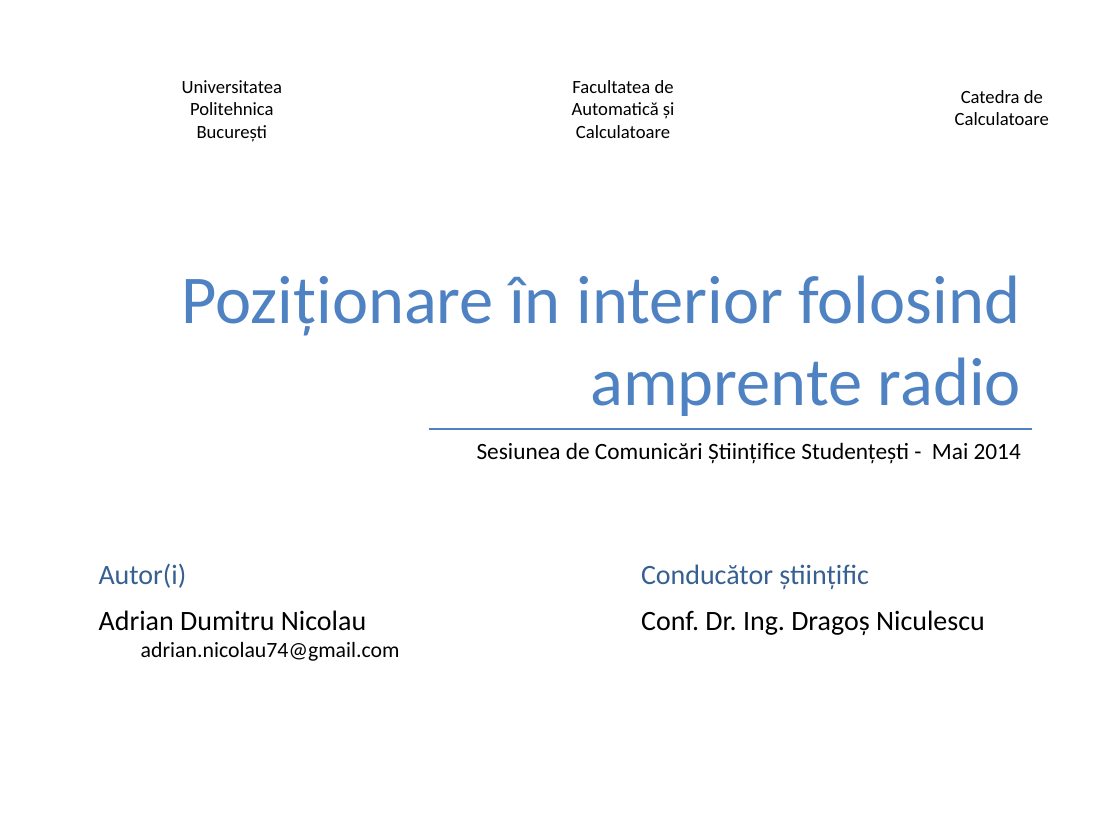
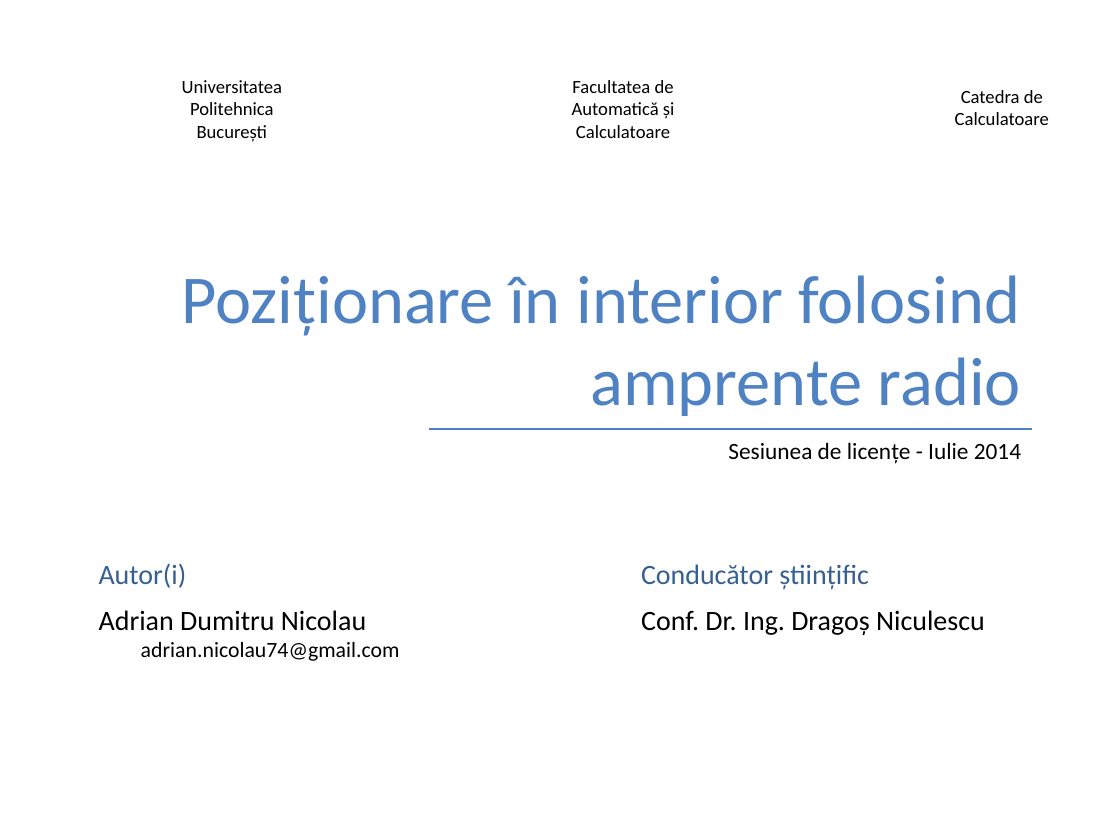
Before and after one commit to adrian-nicolau/radar, a slide deck: slide 1 of presentation.pptx. Drawn at 1120x840 pixels with LibreOffice and Linux fonts; fonts in the diff are those of the drawing; background and template pictures are left out. Boxes give left, top, right and bottom in pixels: in the first picture for what was removed or moved away, otherwise in the second. Text is boxed around its words. In the diff, an @@ line names an element or a change of style, - is before the commit and + after.

```diff
--- a/presentation.pptx
+++ b/presentation.pptx
@@ text at (x1=728, y1=442, x2=1021, y2=464): text changed @@
-Sesiunea de Comunicări Științifice Studențești - Mai 2014
+Sesiunea de licenţe - Iulie 2014
```
Also in this commit, not shown: 11 other slides changed, 5 slides added, 1 slide removed.
